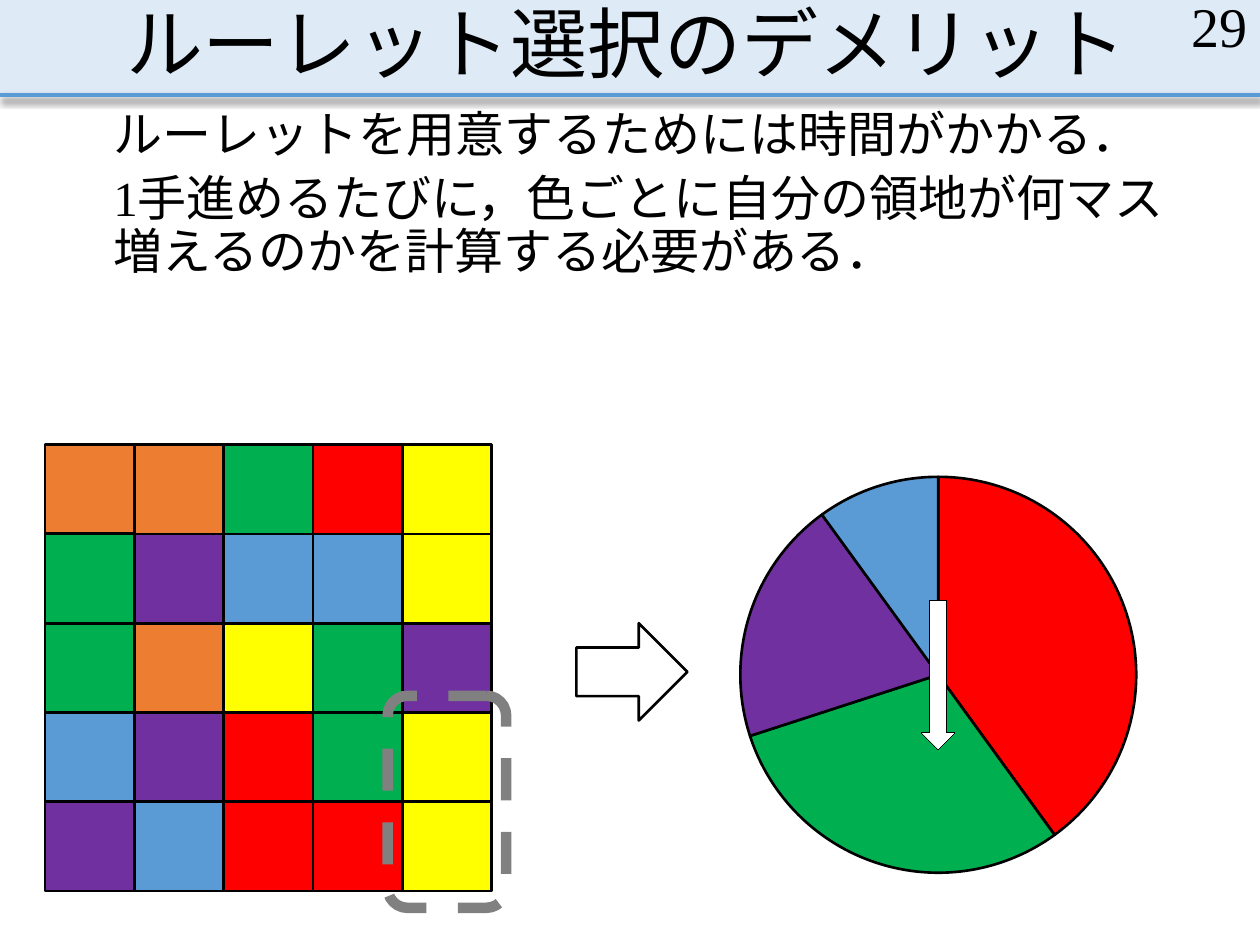
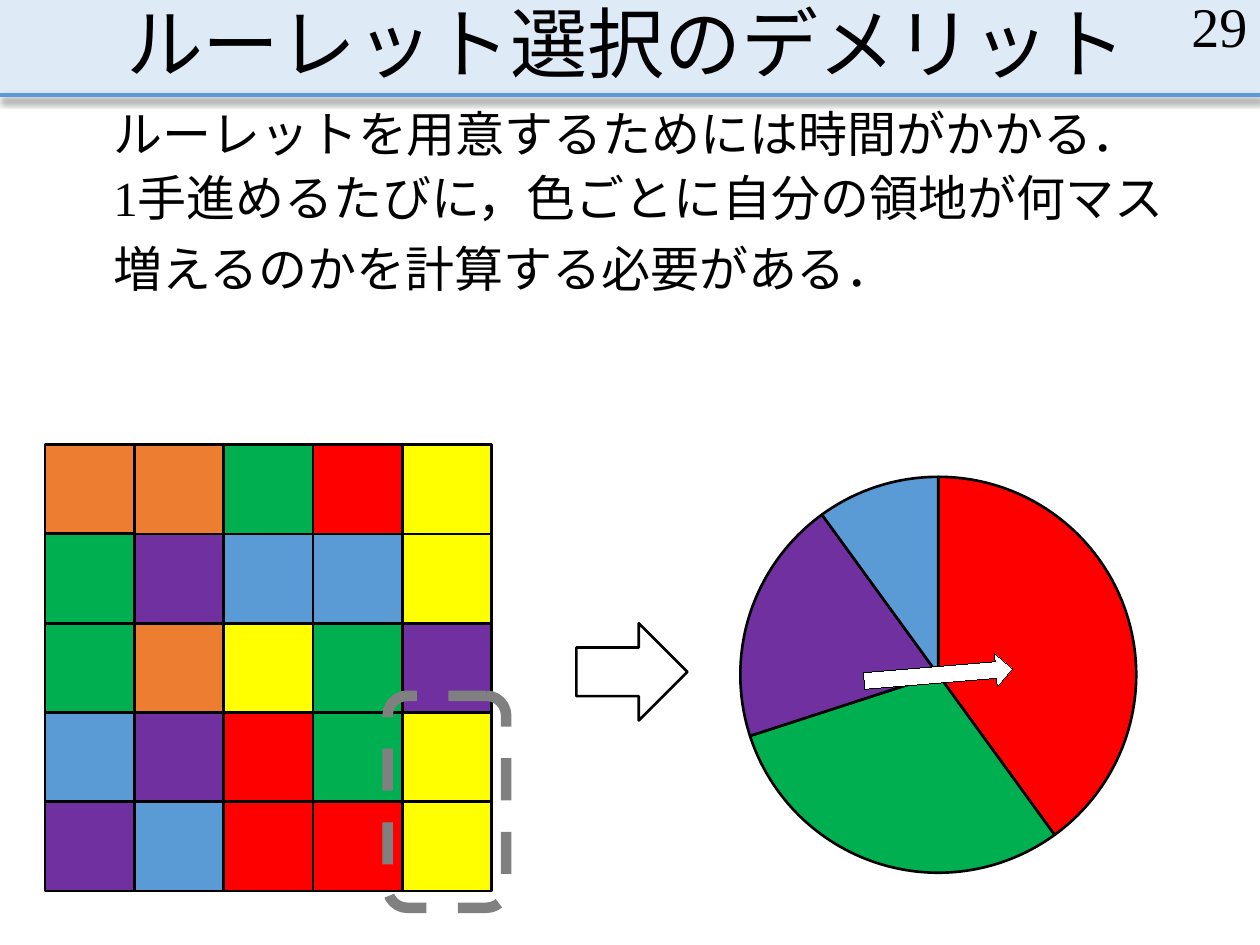
Before and after one commit to MasayaOda/SR, a slide deck: slide 29 of 190702oda.pptx. Drawn at 1260x945 pixels with LibreOffice and Linux fonts; fonts in the diff are those of the drawing. Boxes give left, top, right and bottom in pixels: in the first picture for what was removed or moved away, otherwise in the second. Text is boxed around its words. In the diff, an @@ line names an element or a change of style, - is before the commit and + after.

```diff
--- a/190702oda.pptx
+++ b/190702oda.pptx
@@ text at (x1=113, y1=178, x2=1163, y2=291): text changed @@
-1手進めるたびに，色ごとに自分の領地が何マス増えるのかを計算する必要がある．
+1手進めるたびに，色ごとに自分の領地が何マス
+増えるのかを計算する必要がある．
@@ down arrow at (x1=863, y1=651, x2=1014, y2=697): rotation 0 to 265 degrees @@
```
Also in this commit, not shown: 3 other slides changed, 3 slides added, 43 slides removed.
